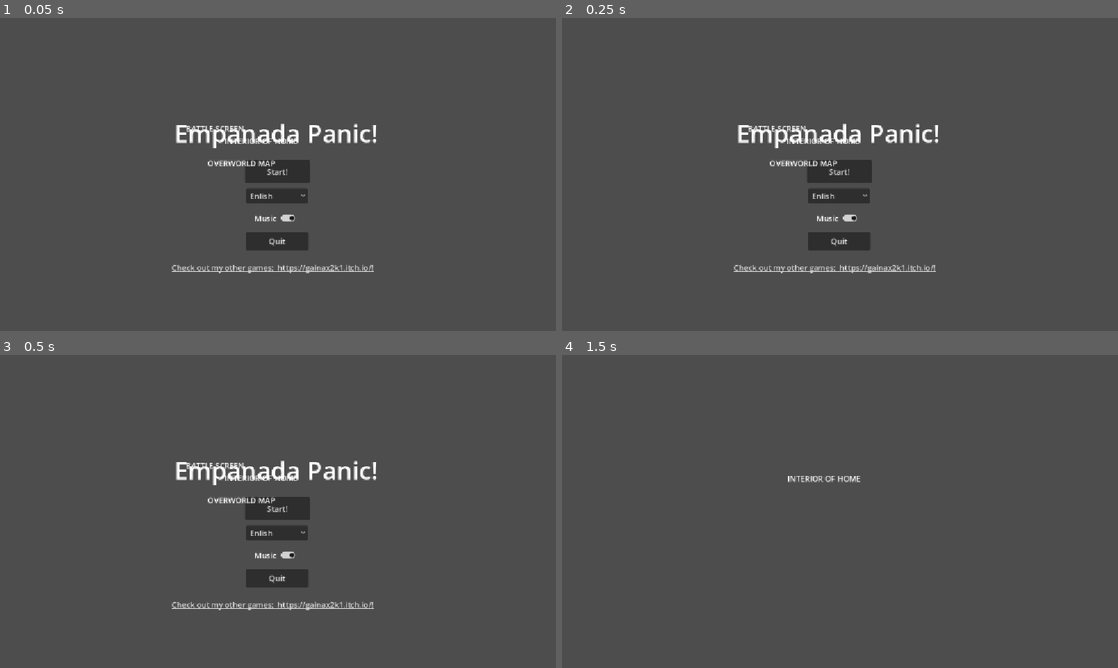
Above: before the commit, frames 1-4 (two rows, left to right).
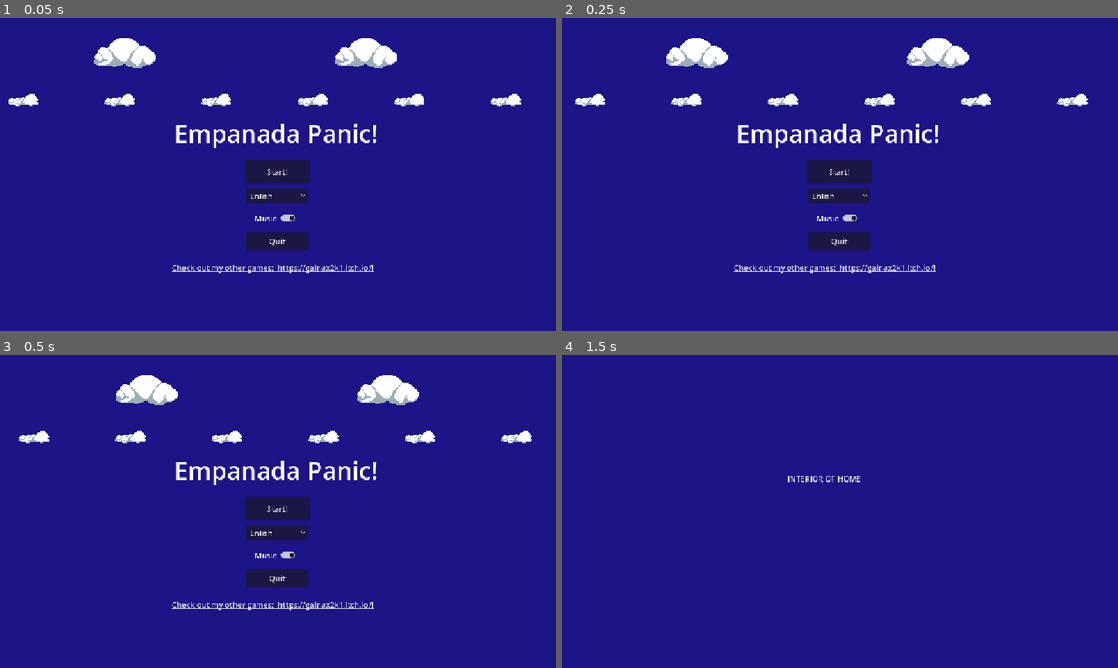
Above: after the commit, the same moments.

Repository: gainax2k1/empanada-panic
Game: Godot game, scene res://Scenes/game.tscn
Same seed, same stepped clock (60 frames per second), same inputs: the game is played once before the commit and once after it.
Inputs (mouse positions are in pixels of both pictures, inside the frame that each line leads up to):
- Up to frame 1 (0.05 s): no input
- Up to frame 2 (0.25 s): no input
- Up to frame 3 (0.5 s): no input
- Up to frame 4 (1.5 s): click "Start!" at 0.5 s; tap Enter at 1.25 s; move the mouse to (962, 495) at 1.27 s

The runs differ from the first frame. In frame 1, 98% of the frame differs, in the area x 0-100%, y 0-100%; in frame 2, 98%; in frame 3, 98%; in frame 4, 100%.

Commit message:
parallax start screen

Diff:
--- a/Scenes/game.tscn
+++ b/Scenes/game.tscn
@@ -8,13 +8,16 @@
 [node name="Game" type="Node2D" unique_id=291622889]
 
 [node name="Battle" parent="." unique_id=1766313817 instance=ExtResource("1_wrm1d")]
+visible = false
 position = Vector2(-1, 0)
 
 [node name="Menu" parent="." unique_id=1398596061 instance=ExtResource("2_3dryh")]
 position = Vector2(0, -1)
 
 [node name="Overworld" parent="." unique_id=1074243832 instance=ExtResource("3_wowpa")]
+visible = false
 position = Vector2(-1, -3)
 
 [node name="Interior" parent="." unique_id=668433556 instance=ExtResource("4_3dryh")]
+visible = false
 position = Vector2(-2, -1)
--- a/Scenes/menu.tscn
+++ b/Scenes/menu.tscn
@@ -1,7 +1,9 @@
 [gd_scene format=3 uid="uid://dpcv6kh48x6qu"]
 
 [ext_resource type="Script" uid="uid://cbhhd4qja65a2" path="res://Scripts/menu.gd" id="1_1rerr"]
+[ext_resource type="Texture2D" uid="uid://sojnrwfmw6v3" path="res://Graphics/Exterior/cloud_large.png" id="2_cayip"]
 [ext_resource type="AudioStream" uid="uid://ccncwl5qvdfn3" path="res://Audio/Sfx/Click.ogg" id="2_xhh6f"]
+[ext_resource type="Texture2D" uid="uid://cochiwby3hbtq" path="res://Graphics/Exterior/cloud_small.png" id="3_158mb"]
 
 [node name="Menu" type="Node2D" unique_id=1398596061]
 script = ExtResource("1_1rerr")
@@ -14,11 +16,23 @@
 theme_override_font_sizes/normal_font_size = 51
 text = "Empanada Panic!"
 
-[node name="ParallaxBackground" type="ParallaxBackground" parent="." unique_id=323777806]
+[node name="Parallax2D" type="Parallax2D" parent="." unique_id=1871145604]
+repeat_size = Vector2(200, 0)
+autoscroll = Vector2(50, 0)
+repeat_times = 9
 
-[node name="ParallaxLayer" type="ParallaxLayer" parent="ParallaxBackground" unique_id=10680704]
+[node name="CloudsFar" type="Sprite2D" parent="Parallax2D" unique_id=1956417809]
+position = Vector2(246, 168)
+texture = ExtResource("3_158mb")
 
-[node name="ParallaxLayer2" type="ParallaxLayer" parent="ParallaxBackground" unique_id=1446701413]
+[node name="ParallaxBackground" type="Parallax2D" parent="." unique_id=1767232414]
+repeat_size = Vector2(500, 0)
+autoscroll = Vector2(100, 0)
+repeat_times = 5
+
+[node name="CloudsNear" type="Sprite2D" parent="ParallaxBackground" unique_id=367533022]
+position = Vector2(254, 72)
+texture = ExtResource("2_cayip")
 
 [node name="Foreground" type="TileMapLayer" parent="." unique_id=798714591]
 
--- a/project.godot
+++ b/project.godot
@@ -45,4 +45,6 @@
 
 [rendering]
 
+textures/canvas_textures/default_texture_filter=0
 rendering_device/driver.windows="d3d12"
+environment/defaults/default_clear_color=Color(0.1104727, 0.08057209, 0.52937317, 1)
--- a/project_time_tracker.json
+++ b/project_time_tracker.json
@@ -1,7 +1,7 @@
 {
-  "2D": 2317.376,
+  "2D": 3014.494,
   "AFK": 232.139,
   "Documentation": 211.744,
-  "Game": 471.286,
-  "Script": 12365.64
+  "Game": 593.151,
+  "Script": 12410.147
 }
Binary file added: Graphics/Exterior/cloud_large.png
Not shown, added: Graphics/Exterior/cloud_large.png.import
Binary file added: Graphics/Exterior/cloud_small.png
Not shown, added: Graphics/Exterior/cloud_small.png.import
